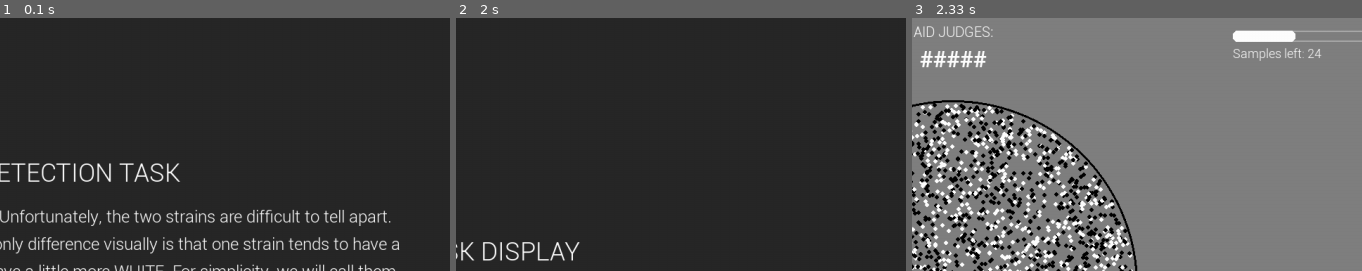
Above: before the commit, frames 1-3 (left to right).
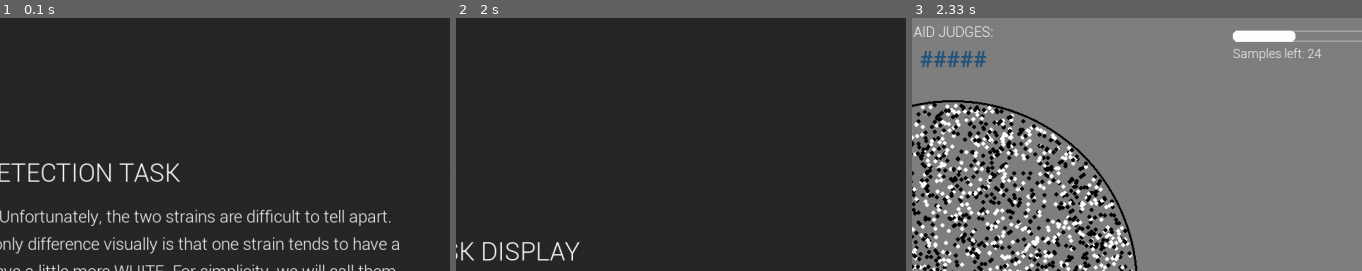
Above: after the commit, the same moments.

Repository: russell-j-boag/pygame_virus
Game: pygame game, started from python/instructions.py
Same seed, same stepped clock (60 frames per second), same inputs: the game is played once before the commit and once after it.
Inputs:
- Up to frame 1 (0.1 s): no input
- Up to frame 2 (2 s): hold Right 0.33-0.8 s; hold Left 0.83-1.3 s; click "NEXT" at 1.95 s
- Up to frame 3 (2.33 s): click "NEXT" at 2.28 s
The pictures show only the part of the screen within x 45-95%, y 0-50%; the shares and areas given below are measured in that part.

Frames 1-2 are identical in both runs. In frame 3, 0.6% of the frame differs, in the area x 1-17%, y 13-20%.

Commit message:
Update aid display and postblock timestamps

Diff:
--- a/python/instructions.py
+++ b/python/instructions.py
@@ -28,6 +28,8 @@
 BLACK = (0, 0, 0)
 WHITE = (255, 255, 255)
 LIGHT_GREY = (170, 170, 170)
+MASKED_AID_LABEL = "#####"
+MASKED_AID_COLOR = (35, 85, 125)
 VBLACK = BLACK
 VWHITE = WHITE
 DISH_FILL = (128, 128, 128)   # neutral mid-grey (halfway between black/white)
@@ -1111,7 +1113,7 @@
 
     if show_value:
         phrase = f"{rec_label}"
-        col = COLOR_TOKENS_AID.get(rec_label, WHITE)
+        col = MASKED_AID_COLOR if rec_label == MASKED_AID_LABEL else COLOR_TOKENS_AID.get(rec_label, WHITE)
         img_main = font_main.render(phrase, True, col)
 
     total_height = img_label.get_height()
--- a/python/virus_task.py
+++ b/python/virus_task.py
@@ -952,6 +952,7 @@
     clock,
     font,
     participant_id=None,
+    run_timestamp=None,
     block_name=None,
     block_idx=None,
     block_cfg=None,
@@ -980,6 +981,7 @@
 
         responses.append({
             "participant_id": participant_id,
+            "run_timestamp": run_timestamp,
             "block": block_name,
             "block_idx": block_idx,
             **output_block_metadata(block_cfg),
@@ -3796,6 +3798,7 @@
             clock,
             fonts["body"],
             participant_id=participant_id,
+            run_timestamp=run_timestamp,
             block_name=block_name,
             block_idx=block_idx,
             block_cfg=block_cfg,
Not shown, changed: pygame_virus_time_pressure_task_source.zip
